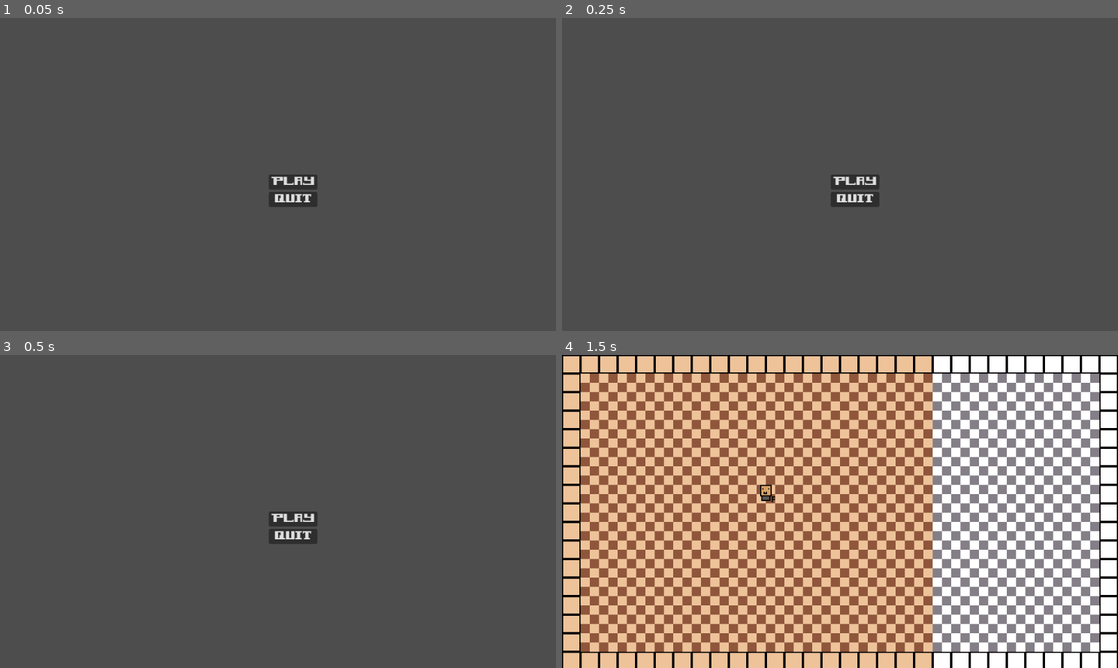
Above: before the commit, frames 1-4 (two rows, left to right).
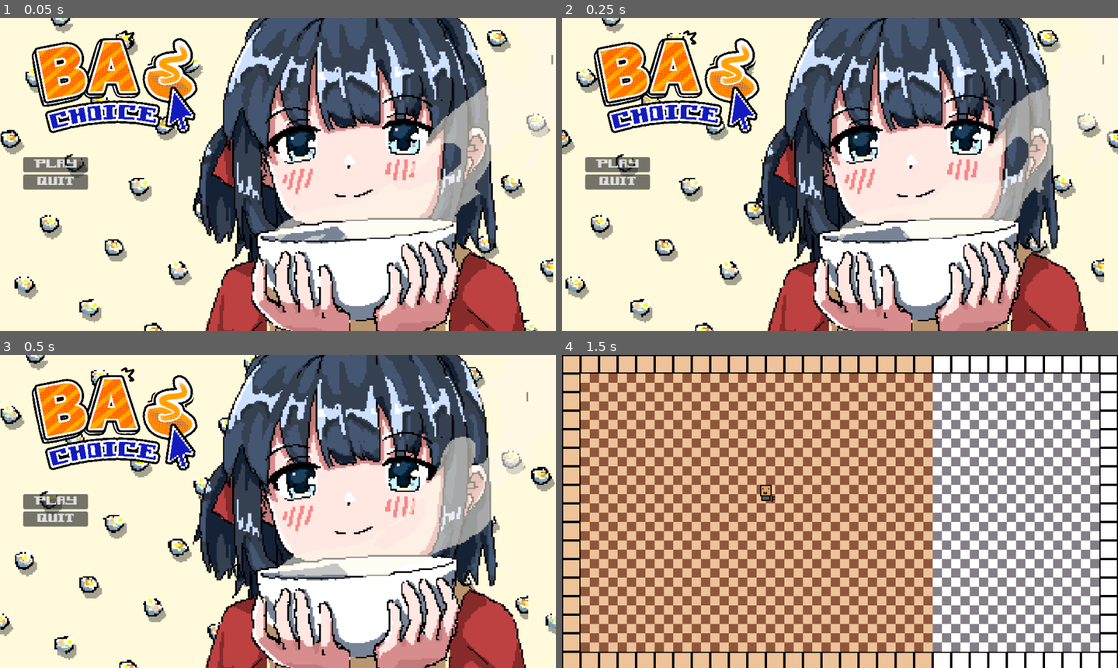
Above: after the commit, the same moments.

Repository: SYJEE1/Batchoyan
Game: Godot game, scene res://Environment/menu.tscn
The game is run twice, just before and just after one commit, with the same random seed, the same clock (stepped at 60 frames per second) and the same inputs. This scene is started directly instead of the project's main scene.
Inputs:
- Up to frame 1 (0.05 s): no input
- Up to frame 2 (0.25 s): no input
- Up to frame 3 (0.5 s): no input
- Up to frame 4 (1.5 s): click "Play" at 0.5 s; tap Enter at 1.25 s; hold D (right) from 1.28 s (still down)

The runs differ from the first frame. In frame 1, 92% of the frame differs, in the area x 0-100%, y 0-100%; in frame 2, 92%; in frame 3, 92%; in frame 4, nothing differs.

Commit message:
feat added logo and background for menu
this commit will add the logo and moving background for menu

Diff:
--- /dev/null
+++ b/Environment/menu.gdshader
@@ -0,0 +1,5 @@
+shader_type canvas_item;
+
+void vertex() {
+	UV.x += TIME * .1;
+}
--- a/Environment/menu.tscn
+++ b/Environment/menu.tscn
@@ -1,39 +1,142 @@
-[gd_scene load_steps=3 format=3 uid="uid://by3y8cfoypad7"]
+[gd_scene load_steps=14 format=3 uid="uid://by3y8cfoypad7"]
 
 [ext_resource type="Script" path="res://menu.gd" id="1_wilem"]
 [ext_resource type="FontFile" uid="uid://bjlabuh1eek7l" path="res://Fonts/LL_BAGUIO.ttf" id="2_0akd8"]
+[ext_resource type="Texture2D" uid="uid://cgmcom3135wpm" path="res://Graphics/menu_background-Sheet.png" id="3_ycyco"]
+[ext_resource type="Texture2D" uid="uid://dgwvw6vryskae" path="res://Environment/bachoicelogo.png" id="4_yjknq"]
+[ext_resource type="Texture2D" uid="uid://dujlds1pllniw" path="res://Graphics/menu_background1.png" id="5_8cut0"]
+
+[sub_resource type="AtlasTexture" id="AtlasTexture_2latq"]
+atlas = ExtResource("3_ycyco")
+region = Rect2(0, 0, 352, 211)
+
+[sub_resource type="AtlasTexture" id="AtlasTexture_lfkhp"]
+atlas = ExtResource("3_ycyco")
+region = Rect2(352, 0, 352, 211)
+
+[sub_resource type="AtlasTexture" id="AtlasTexture_xpdi2"]
+atlas = ExtResource("3_ycyco")
+region = Rect2(704, 0, 352, 211)
+
+[sub_resource type="AtlasTexture" id="AtlasTexture_7bixr"]
+atlas = ExtResource("3_ycyco")
+region = Rect2(1056, 0, 352, 211)
+
+[sub_resource type="AtlasTexture" id="AtlasTexture_bv4ev"]
+atlas = ExtResource("3_ycyco")
+region = Rect2(1408, 0, 352, 211)
+
+[sub_resource type="SpriteFrames" id="SpriteFrames_hrqyy"]
+animations = [{
+"frames": [{
+"duration": 1.0,
+"texture": SubResource("AtlasTexture_2latq")
+}, {
+"duration": 1.0,
+"texture": SubResource("AtlasTexture_lfkhp")
+}, {
+"duration": 1.0,
+"texture": SubResource("AtlasTexture_xpdi2")
+}, {
+"duration": 1.0,
+"texture": SubResource("AtlasTexture_7bixr")
+}, {
+"duration": 1.0,
+"texture": SubResource("AtlasTexture_bv4ev")
+}],
+"loop": true,
+"name": &"default",
+"speed": 5.0
+}]
+
+[sub_resource type="Shader" id="Shader_a8jsp"]
+code = "shader_type canvas_item;
+
+void vertex() {
+	UV.x += TIME * .1;
+}
+
+
+
+"
+
+[sub_resource type="ShaderMaterial" id="ShaderMaterial_fbtr6"]
+shader = SubResource("Shader_a8jsp")
 
 [node name="Menu" type="Control"]
 layout_mode = 3
-anchors_preset = 8
-anchor_left = 0.5
-anchor_top = 0.5
-anchor_right = 0.5
-anchor_bottom = 0.5
-offset_left = -16.0
+anchors_preset = 15
+anchor_right = 1.0
+anchor_bottom = 1.0
+offset_bottom = 4.0
 grow_horizontal = 2
 grow_vertical = 2
 script = ExtResource("1_wilem")
 
 [node name="MarginContainer" type="MarginContainer" parent="."]
-layout_mode = 0
-offset_right = 40.0
-offset_bottom = 40.0
+layout_mode = 2
+offset_left = 40.0
+offset_top = 238.0
+offset_right = 152.0
+offset_bottom = 238.0
+grow_horizontal = 2
+grow_vertical = 2
 
-[node name="VBoxContainer" type="VBoxContainer" parent="MarginContainer"]
-layout_mode = 2
+[node name="VBoxContainer" type="VBoxContainer" parent="."]
+top_level = true
+layout_mode = 1
+anchors_preset = 4
+anchor_top = 0.5
+anchor_bottom = 0.5
+offset_left = 40.0
+offset_top = -30.0
+offset_right = 152.0
+offset_bottom = 26.0
+grow_vertical = 2
 
-[node name="Play" type="Button" parent="MarginContainer/VBoxContainer"]
+[node name="Play" type="Button" parent="VBoxContainer"]
 layout_mode = 2
 size_flags_vertical = 0
 theme_override_fonts/font = ExtResource("2_0akd8")
 text = "Play"
 
-[node name="Quit" type="Button" parent="MarginContainer/VBoxContainer"]
+[node name="Quit" type="Button" parent="VBoxContainer"]
 layout_mode = 2
 size_flags_vertical = 0
 theme_override_fonts/font = ExtResource("2_0akd8")
 text = "Quit"
 
-[connection signal="pressed" from="MarginContainer/VBoxContainer/Play" to="." method="_on_play_pressed"]
-[connection signal="pressed" from="MarginContainer/VBoxContainer/Quit" to="." method="_on_quit_pressed"]
+[node name="AnimatedSprite2D" type="AnimatedSprite2D" parent="."]
+position = Vector2(480, 271.25)
+scale = Vector2(2.72727, 2.58531)
+sprite_frames = SubResource("SpriteFrames_hrqyy")
+autoplay = "default"
+frame_progress = 0.604824
+
+[node name="BaChoiceLogo" type="TextureRect" parent="."]
+layout_mode = 1
+anchors_preset = 5
+anchor_left = 0.5
+anchor_right = 0.5
+offset_left = -456.0
+offset_top = -32.0
+offset_right = -104.0
+offset_bottom = 320.0
+grow_horizontal = 2
+texture = ExtResource("4_yjknq")
+expand_mode = 1
+
+[node name="TextureRect" type="TextureRect" parent="."]
+show_behind_parent = true
+texture_repeat = 2
+material = SubResource("ShaderMaterial_fbtr6")
+layout_mode = 1
+anchors_preset = 15
+anchor_right = 1.0
+anchor_bottom = 1.0
+grow_horizontal = 2
+grow_vertical = 2
+texture = ExtResource("5_8cut0")
+
+[connection signal="pressed" from="VBoxContainer/Play" to="." method="_on_play_pressed"]
+[connection signal="pressed" from="VBoxContainer/Quit" to="." method="_on_quit_pressed"]
Binary file added: Environment/bachoicelogo.png
Not shown, added: Environment/bachoicelogo.png.import
Binary file added: Environment/menu_background.gif
Binary file added: Graphics/image.png
Not shown, added: Graphics/image.png.import
Binary file added: Graphics/menu_background-Sheet.png
Not shown, added: Graphics/menu_background-Sheet.png.import
Binary file added: Graphics/menu_background-ezgif.com-gif-to-sprite-converter.png
Not shown, added: Graphics/menu_background-ezgif.com-gif-to-sprite-converter.png.import
Binary file added: Graphics/menu_background1.gif
Binary file added: Graphics/menu_background1.png
Not shown, added: Graphics/menu_background1.png.import
